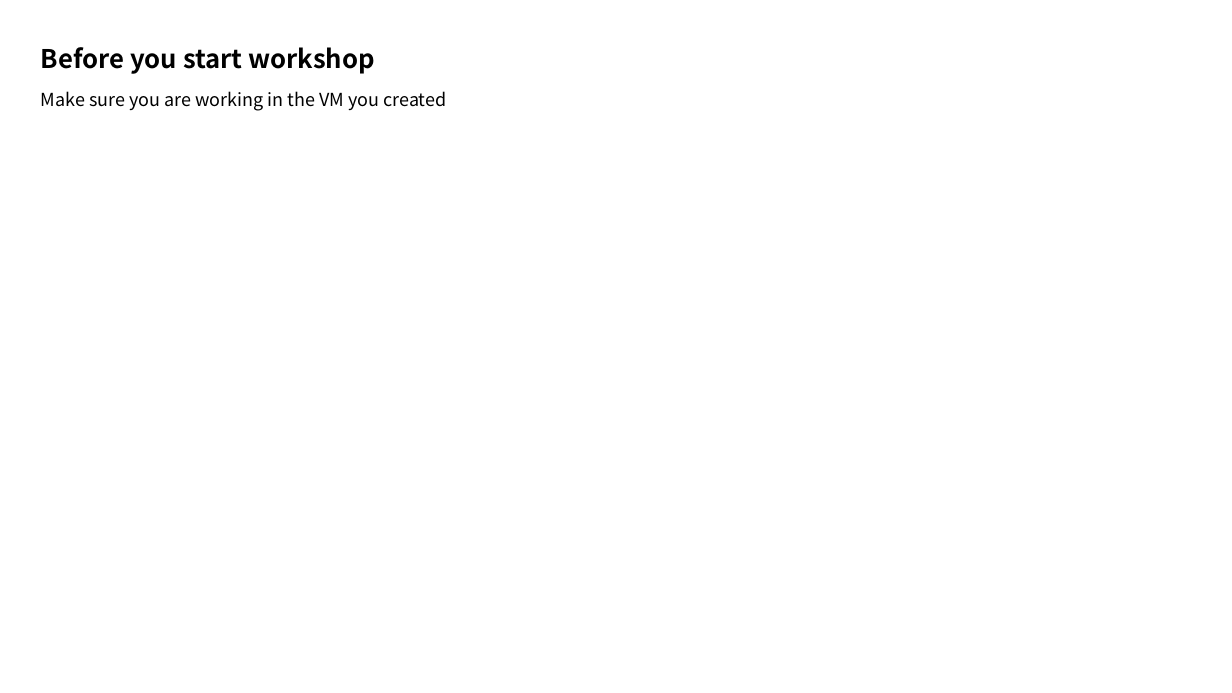
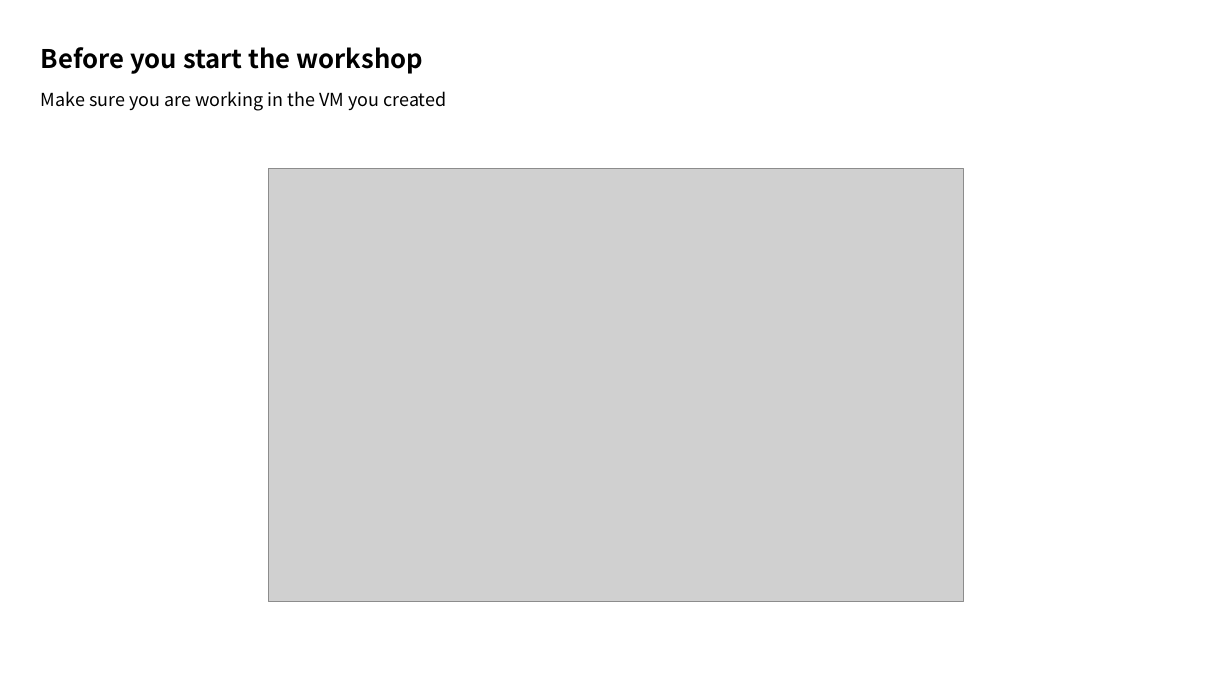
Before and after one commit to xlegend1024/CortanaIntelligenceSuiteWorkshopManual2Hrlong, a slide deck: slide 6 of Download/1. Worksop Scenario Overview.pptx. Drawn at 1232x693 pixels with LibreOffice and Linux fonts; fonts in the diff are those of the drawing; grey boxes stand for pictures. Boxes give left, top, right and bottom in pixels: in the first picture for what was removed or moved away, otherwise in the second. Text is boxed around its words. In the diff, an @@ line names an element or a change of style, - is before the commit and + after.

```diff
--- a/Download/1. Worksop Scenario Overview.pptx
+++ b/Download/1. Worksop Scenario Overview.pptx
@@ title at [41, 47, 423, 74]: text changed @@
-Before you start workshop
+Before you start the workshop
@@ picture added at [268, 168, 964, 602] @@
```
Also in this commit, not shown: 9 other slides changed, 6 slides added, 2 slides removed, 1 other file.
